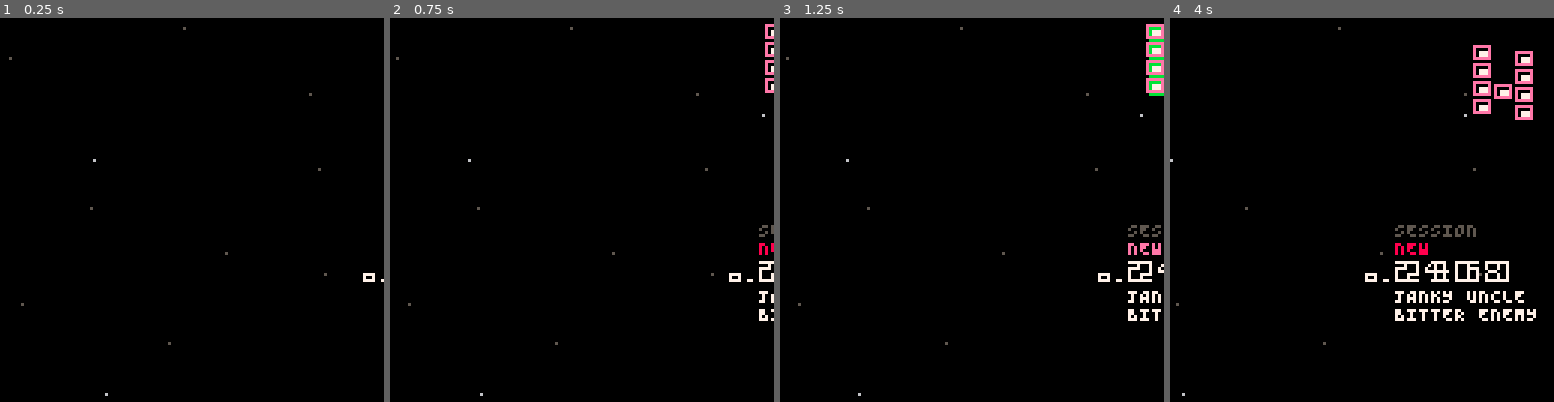
Above: before the commit, frames 1-4 (left to right).
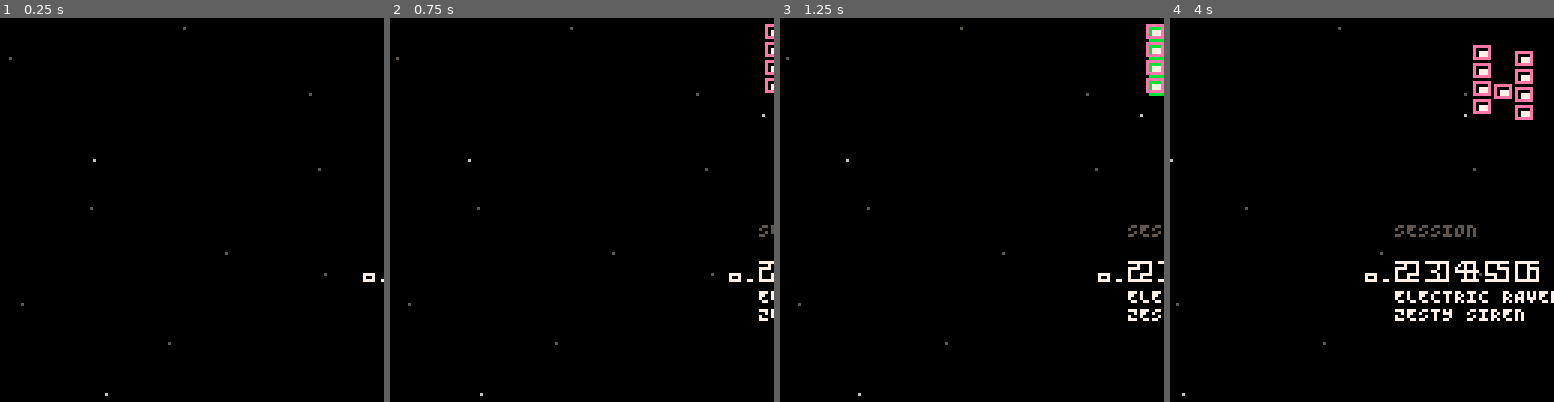
Above: after the commit, the same moments.

Repository: catnipped/friendlyfire
Game: PICO-8 cartridge friendlyfire.p8
Same seed, same stepped clock (60 frames per second), same inputs: the game is played once before the commit and once after it.
Inputs:
- Up to frame 1 (0.25 s): no input
- Up to frame 2 (0.75 s): tap X (X key) at 0.33 s; tap O (Z key) at 0.7 s
- Up to frame 3 (1.25 s): tap X (X key) at 1.07 s
- Up to frame 4 (4 s): hold Right 1.6-2.1 s; tap O (Z key) every 0.4 s from 1.7 to 3.7 s; tap X (X key) at 1.85, 2.97 s; hold Up 2.15-2.42 s; hold Right 2.47-3.03 s; hold Left 3.08-3.58 s; hold Down 3.63-3.97 s

Frame 1 is identical in both runs. In frame 2, 0.2% of the frame differs, in the area x 96-100%, y 58-79%; in frame 3, 0.4%; in frame 4, 1.7%, in the area x 58-100%, y 58-79%.

Commit message:
get set scores

Diff:
--- a/friendlyfire.p8
+++ b/friendlyfire.p8
@@ -12,6 +12,7 @@
 --	help screen
 --  game over screen
 --	time bonus
+--  get set cartridge data
 
 
 --init and help functions below
@@ -43,26 +44,18 @@
 	const = protect(const)
 
 	state = initgame()
-	sessionscore = {"2468",{10,21},{2,5}}
-	scores = {
-		{"2468",{10,21},{2,5}},
-		{"10943",{2,4},{4,6}},
-		{"199",{15,20},{8,8}},
-		{"334",{18,17},{3,5}},
-		{"353536",{8,9},{17,18}},
-		{"2468",{10,21},{2,5}},
-		{"10943",{2,4},{4,6}},
-		{"199",{15,20},{8,8}},
-		{"334",{18,17},{3,5}},
-		{"353536",{8,9},{17,18}},
-	}
+	sessionscore = {2468,{10,21},{2,5}}
+	cartdata(1)
+	scores = getscores()
+	scores = getscores({334,{18,17},{3,5}})
+	scores = isnewscore(scores,state)
 	xoffset = 0
 	printh("init")
 end
 
 function initgame()
 	local state = {
-		score = 0,
+		score = 23456,
 		multiplier = 10,
 		lastpoints = 0,
 		lives = 3,
@@ -275,6 +268,91 @@
 	end
 end
 
+
+function updategameover()
+
+end
+
+function sort(a,cmp)
+  for i=1,#a do
+    local j = i
+    while j > 1 and cmp(a[j-1],a[j]) do
+        a[j],a[j-1] = a[j-1],a[j]
+    j = j - 1
+    end
+  end
+end
+
+function getscores(newscore)
+	local lscores = {}
+	local newscoreoffset = 0
+	if newscore ~= nil then add(lscores,newscore) newscoreoffset = 5 end
+	for s = 1,50-newscoreoffset,5 do
+
+		if dget(s) == nil then dset(s,0) end
+		if dget(s+1) == nil then dset(s+1,0) end
+		if dget(s+2) == nil then dset(s+2,0) end
+		if dget(s+3) == nil then dset(s+3,0) end
+		if dget(s+4) == nil then dset(s+4,0) end
+
+		local score = dget(s)
+		add(lscores,{
+			score,
+			{dget(s+1),dget(s+2)},
+			{dget(s+3),dget(s+4)},
+			false
+		})
+
+	end
+
+	sort(lscores, function(a, b)
+		return a[1] < b[1]
+	end)
+
+	return lscores
+end
+
+function setscores()
+	for s = 1,50,5 do
+		local nr = min(1,flr(s/5))
+		local score = scores[nr][1]
+		local callsign1 = scores[nr][2]
+		local callsign2 = scores[nr][3]
+		dset(s,score)
+		dset(s+1,callsign1[1])
+		dset(s+2,callsign1[2])
+		dset(s+3,callsign2[1])
+		dset(s+4,callsign2[2])
+	end
+end
+
+function isnewscore(scores,state)
+	lscores = scores
+	printh(state.score)
+	for s in all(scores) do
+		if state.score > s[1] then
+			printh("new score!")
+			lscores = getscores({
+				state.score,
+				state.players[1].callsign,
+				state.players[2].callsign,
+				true
+			})
+			break
+		end
+	end
+	if state.score > sessionscore[1] then
+		sessionscore = {
+			state.score,
+			state.players[1].callsign,
+			state.players[2].callsign,
+			true
+		}
+	else sessionscore[4] = false end
+	return lscores
+end
+
+
 function updatehighscores()
 	state.time += 1/60
 	xoffset += 0.5
@@ -1351,26 +1429,27 @@
 
 
 	camera(-50+xoffset)
-	drawascore(0, 84,80,true)
+	drawascore(0, 84,80)
 	print("ALL TIME",84*2.5,80-12,5)
 	for i = 1, #scores do
-		drawascore(i, (i+1.5)*84,80,true)
+		drawascore(i, (i+1.5)*84,80)
 	end
 	pal()
 end
 
-function drawascore(nr,x,y,new)
+function drawascore(nr,x,y)
 	local clrs = {7,8,14,11}
-	new = new or false
+	new = false
 	local score = ""
 	if nr == 0 then
 		score = sessionscore
 		print("SESSION",x,y-12,5)
 	else
 		score = scores[nr]
+		new = scores[nr][4]
 	end
 	clr = 7
-	drawscore(score[1],x,y)
+	drawscore(""..score[1],x,y)
 	if every(16,0,8) and new then
 			clr = clrs[1+flr(rnd(#clrs))]
 			print("NEW",x,y-6,clr)
@@ -1384,8 +1463,8 @@
 end
 
 function drawgameover()
-	-- drawcallsign(state.players[1].callsign,20,30)
-	-- drawcallsign(state.players[2].callsign,20,70)
+	drawcallsign(state.players[1].callsign,20,30)
+	drawcallsign(state.players[2].callsign,20,70)
 end
 
 function drawcallsign(callsign,x,y)
